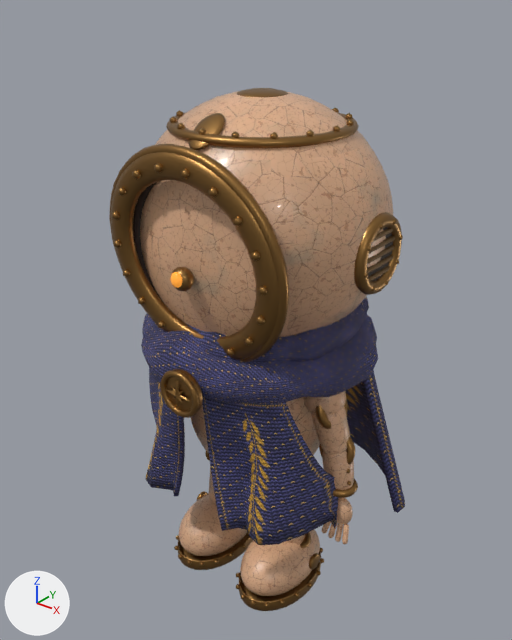
The glTF model public/assets/avatar/navegante-blender.glb, before and after one commit.
Camera for both pictures: a 50 mm lens placed at (0.967, -1.21, 1.489), pointed at (-0.018, 0.021, 0.725). The lights are fixed; the arrows at lower left show +X, +Y and +Z. The older version comes first. Vertices at exactly the same position are counted once.

In view in the first picture: 'Navegante ceramic, brass and knit'.
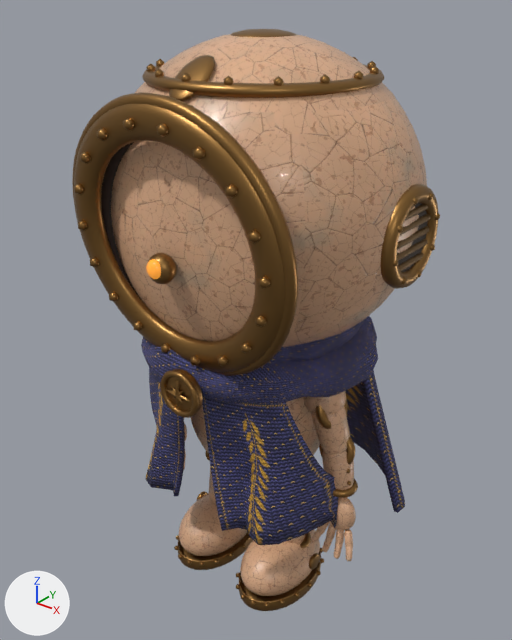
What changed in the scene script:
```text
Change me_sphere:
    used by ob_navegante_ceramic__brass_and_knit; location = (0.0, 0.0, 0.0)
    remove me_sphere.from_pydata(...)  # 22391 vertices, 44050 faces; spans x -0.359..0.359, y -0.317..0.355, z 0.003..1.273
    add me_sphere.from_pydata(...)  # 24129 vertices, 47378 faces; spans x -0.38..0.38, y -0.333..0.37, z 0.003..1.391
    me_sphere part 1: the loose piece of 112 vertices spanning x 0.243..0.262, y -0.049..-0.025, z 0.249..0.287 is multiplied about its middle by the matrix ((1.384, -0.068, -0.141), (0.027, 1.348, -0.309), (0.03, 0.063, 0.912)), then moved by (-0.545, -0.001, -0.014)
    me_sphere part 2: the loose piece of 112 vertices spanning x 0.297..0.317, y -0.049..-0.025, z 0.249..0.287 is multiplied about its middle by the matrix ((0.599, 0.998, 0.035), (-1.016, 0.477, 0.051), (0.172, -0.344, 0.864)), then moved by (-0.633, -0.011, -0.037)
    me_sphere part 3: a new loose piece, a UV sphere (20 segments, 12 rings, poles along z) spanning x 0.236..0.324, y -0.053..-0.001, z 0.265..0.365, in mat_crackled_ceramic
    me_sphere part 4: the loose piece of 1155 vertices spanning x -0.3..0.3, y -0.196..0.305, z 0.7..1.27 is rebuilt with 1155 vertices and now spans x -0.366..0.366, y -0.242..0.37, z 0.691..1.387
    me_sphere part 5: the loose piece of 768 vertices spanning x -0.235..0.235, y -0.259..-0.177, z 0.722..1.188 is rebuilt with 512 vertices and now spans x -0.299..0.299, y -0.31..-0.212, z 0.707..1.3
    me_sphere part 6: the loose piece of 512 vertices spanning x -0.245..0.245, y -0.252..-0.172, z 0.712..1.199 is rebuilt with 768 vertices and now spans x -0.287..0.287, y -0.318..-0.218, z 0.718..1.287
    me_sphere part 7: 77 loose pieces with 4243 vertices, spanning x -0.312..0.312, y -0.271..0.226, z 0.278..1.273, are deleted
    me_sphere part 8: 1281 vertices removed from x -0.209..0.209, y -0.228..-0.177, z 0.746..1.164; 5346 vertices added at x -0.38..0.38, y -0.333..0.273, z 0.742..1.391
    me_sphere part 9: 574 vertices removed from x 0.241..0.317, y -0.05..-0.005, z 0.24..0.36; 1581 vertices added at x 0.203..0.34, y -0.096..-0.025, z 0.199..0.335
    other edits to the shape of me_sphere do not show in these pictures
```

What differs and where, as boxes [x1, y1, x2, y2] in the pictures (512 x 640 px; the box of a moved part takes in the faces that stretch with it):
'Navegante ceramic, brass and knit', reshaped (24% wider, 11% taller): before [109, 88, 405, 611]; after [72, 29, 440, 611]
part 1 of me_sphere, moved or reshaped (not visible afterwards): before [322, 521, 331, 532]
part 2 of me_sphere, moved or reshaped (not visible afterwards): before [342, 527, 349, 542]
part 3 of me_sphere, added: after [329, 497, 356, 530]
part 4 of me_sphere, rebuilt (23% wider, 27% taller): before [155, 91, 393, 337]; after [135, 34, 427, 347]
part 5 of me_sphere, rebuilt (34% wider, 36% taller): before [111, 152, 279, 360]; after [72, 92, 298, 376]
part 6 of me_sphere, rebuilt (17% wider, 23% taller): before [109, 144, 289, 363]; after [74, 104, 285, 373]
part 7 of me_sphere, deleted: before [111, 88, 403, 528]
part 8 of me_sphere, built on: before [133, 180, 256, 336]; after [74, 29, 440, 366]
part 9 of me_sphere, built on: before [321, 498, 353, 544]; after [312, 524, 353, 561]
